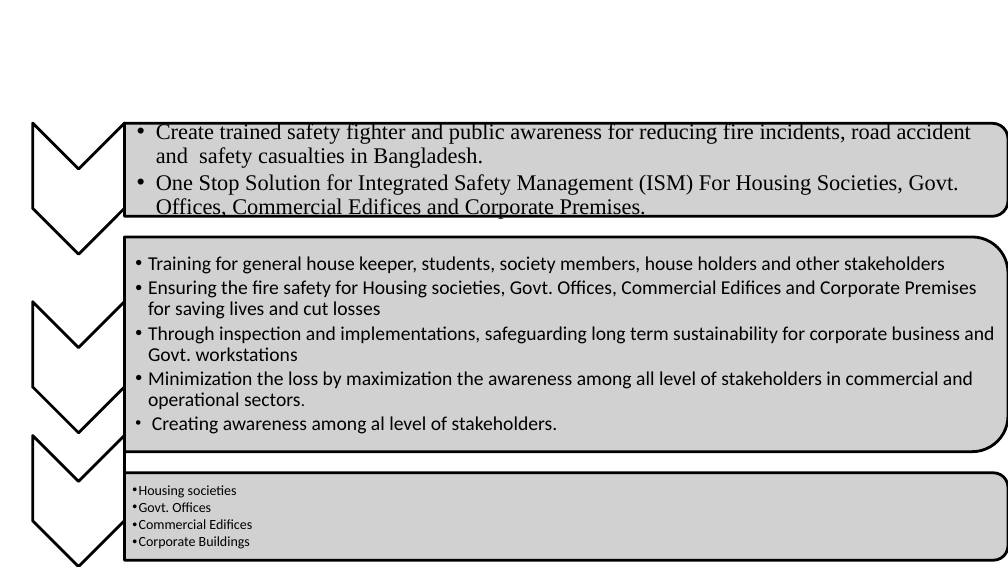
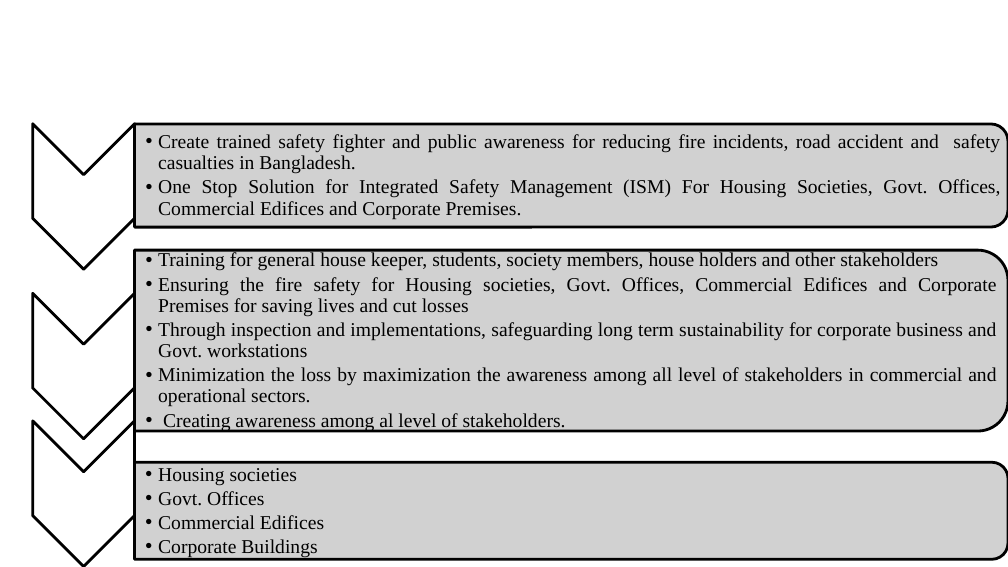
Before and after one commit to Shuvoneel/SRCL, a slide deck: slide 8 of Fire/Proposal_on_Fire_Preparedness.pptx. Drawn at 1008x567 pixels with LibreOffice and Linux fonts; fonts in the diff are those of the drawing; background and template pictures are left out. Boxes give left, top, right and bottom in pixels: in the first picture for what was removed or moved away, otherwise in the second. Text is boxed around its words. In the diff, an @@ line names an element or a change of style, - is before the commit and + after.

Commit message:
fire proposal & presentation

```diff
--- a/Fire/Proposal_on_Fire_Preparedness.pptx
+++ b/Fire/Proposal_on_Fire_Preparedness.pptx
@@ chevron: place and size @@
-chevron at [33,123,124,255]
+chevron at [33,123,135,269]
@@ text "Create trained safety fighter and ...": place and size @@
-text "Create trained safety fighter and ..." at [156,122,971,220]
+text "Create trained safety fighter and ..." at [158,134,1000,219]
@@ text "Create trained safety fighter and ..." at [158,134,1000,219]: size 16 to 14 pt; alignment left to justified; indent changed @@
@@ round same rect: place and size @@
-round same rect at [124,123,1008,216]
+round same rect at [135,124,1008,227]
@@ text "Project Goal" at [32,174,134,218]: size 12 to 13 pt, font Calibri to Times New Roman @@
@@ text "Training for general house keeper, ...": place and size @@
-text "Training for general house keeper, ..." at [148,256,994,434]
+text "Training for general house keeper, ..." at [158,251,996,432]
@@ text "Training for general house keeper, ..." at [158,251,996,432]: font Calibri to Times New Roman; size 12 to 14 pt in "sectors."; alignment left to justified @@
@@ round same rect: place and size @@
-round same rect at [124,237,1008,452]
+round same rect at [135,250,1008,432]
@@ chevron: place and size @@
-chevron at [33,302,124,433]
+chevron at [33,294,135,439]
@@ text "Objectives" at [32,345,134,388]: size 12 to 13 pt, font Calibri to Times New Roman, bold on @@
@@ chevron: place and size @@
-chevron at [33,436,124,567]
+chevron at [33,421,135,566]
@@ text "Beneficiaries" at [32,472,134,515]: size 12 to 13 pt, font Calibri to Times New Roman @@
@@ text "Beneficiaries": place and size @@
-text "Beneficiaries" at [32,482,124,521]
+text "Beneficiaries" at [32,472,134,515]
@@ text "Housing societies": place and size @@
-text "Housing societies" at [139,485,252,549]
+text "Housing societies" at [158,468,324,558]
@@ text "Housing societies" at [158,468,324,558]: size 10 to 14 pt, font Calibri to Times New Roman; indent changed @@
@@ round same rect: place and size @@
-round same rect at [124,473,1008,560]
+round same rect at [135,463,1008,560]
```
Also in this commit, not shown: 22 other slides changed, 8 other files.
